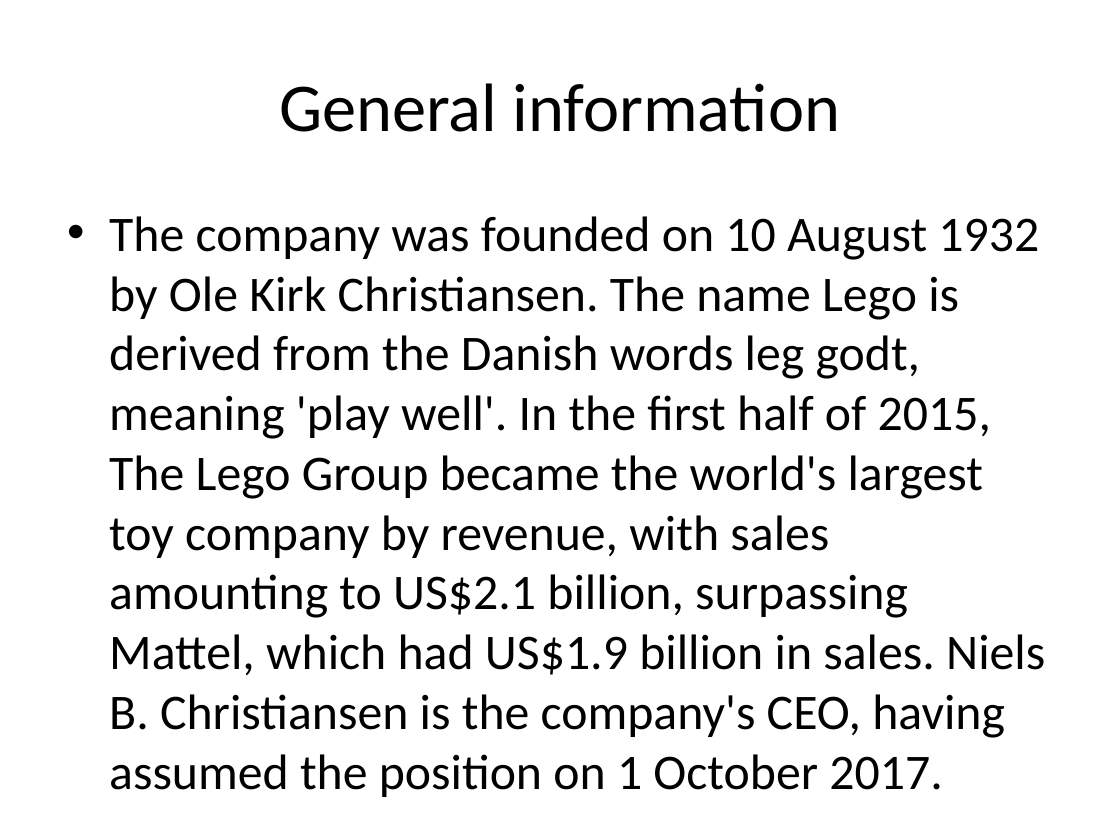
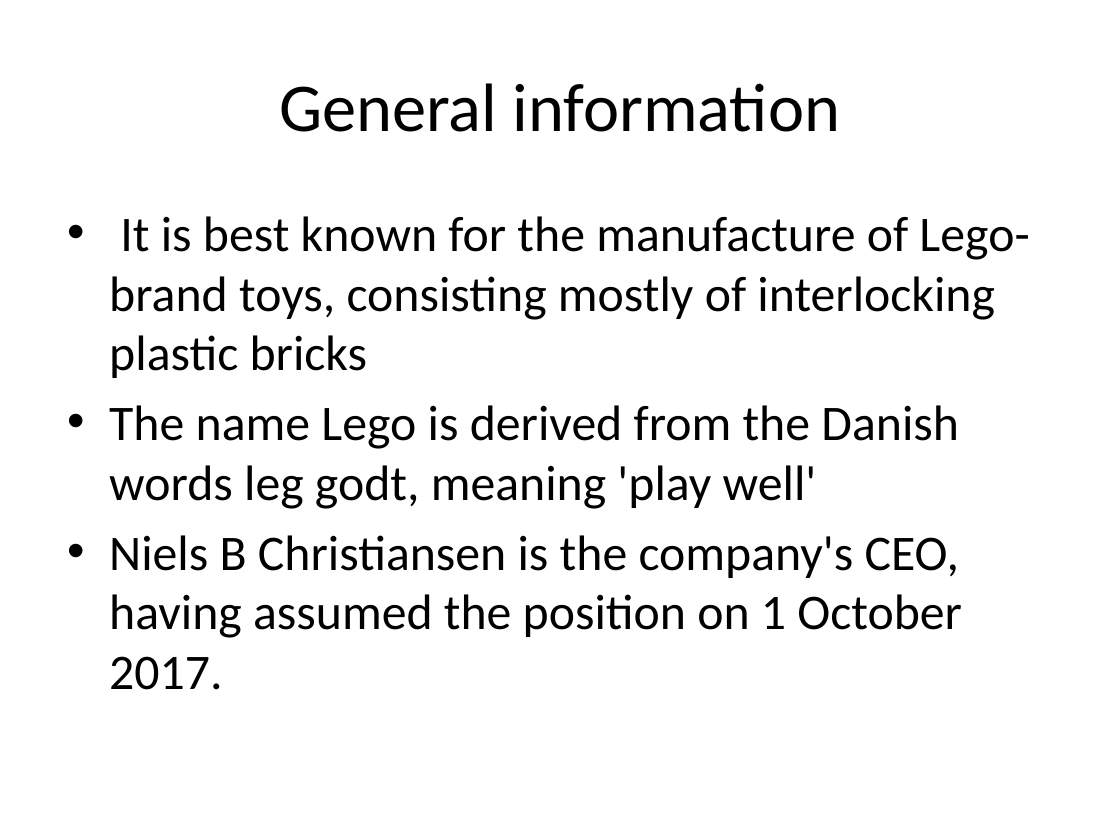
Before and after one commit to GremyTrullier/PFE-Text2Slide, a slide deck: slide 3 of python-pptx/doc_and_ppt/Lego.pptx. Drawn at 1120x840 pixels with LibreOffice and Linux fonts; fonts in the diff are those of the drawing. Boxes give left, top, right and bottom in pixels: in the first picture for what was removed or moved away, otherwise in the second. Text is boxed around its words. In the diff, an @@ line names an element or a change of style, - is before the commit and + after.

```diff
--- a/python-pptx/doc_and_ppt/Lego.pptx
+++ b/python-pptx/doc_and_ppt/Lego.pptx
@@ text at (x1=109, y1=216, x2=1029, y2=690): text changed @@
-• The company was founded on 10 August 1932 by Ole Kirk Christiansen. The name Lego is derived from the Danish words leg godt, meaning 'play well'. In the first half of 2015, The Lego Group became the world's largest toy company by revenue, with sales amounting to US$2.1 billion, surpassing Mattel, which had US$1.9 billion in sales. Niels B. Christiansen is the company's CEO, having assumed the position on 1 October 2017.
+• It is best known for the manufacture of Lego-brand toys, consisting mostly of interlocking plastic bricks
+• The name Lego is derived from the Danish words leg godt, meaning 'play well'
+• Niels B Christiansen is the company's CEO, having assumed the position on 1 October 2017.
```
Also in this commit, not shown: 9 other slides changed, 3 other files.
